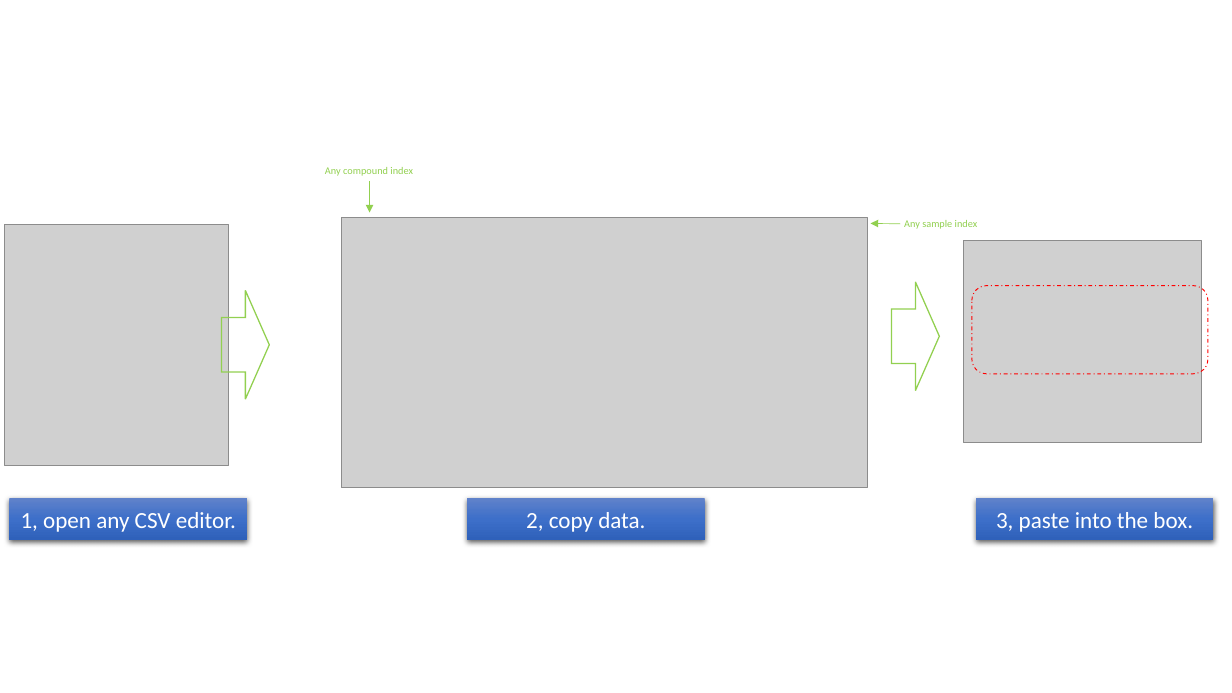
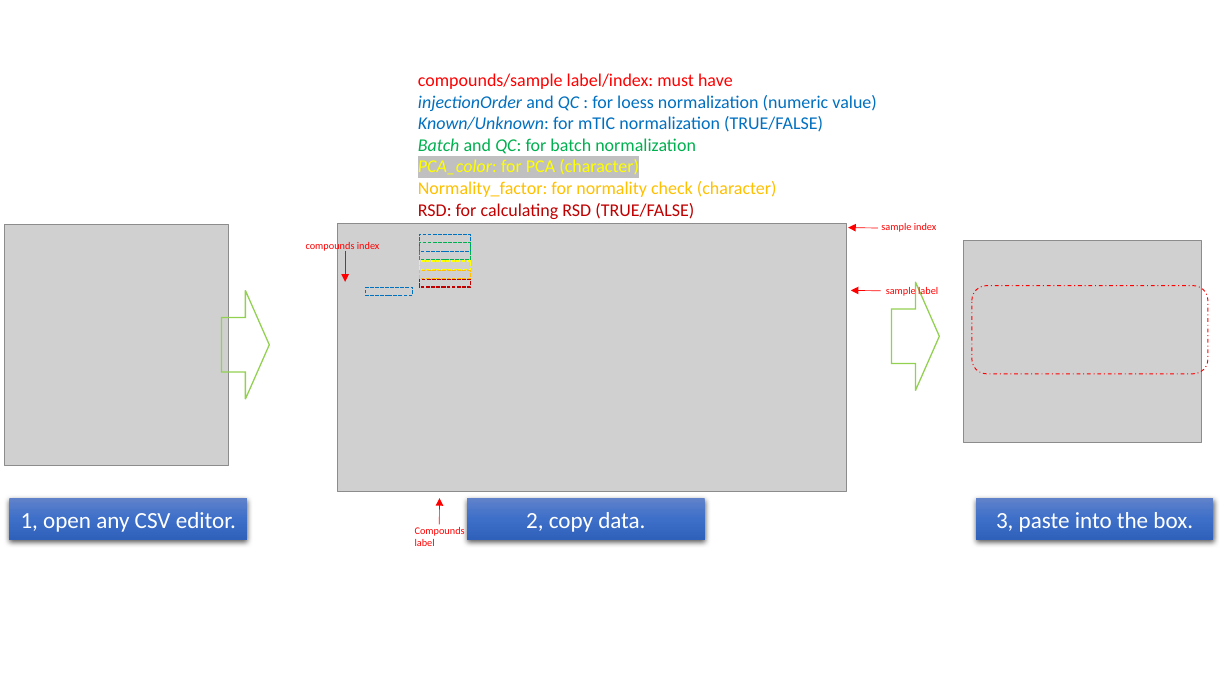
Before and after one commit to slfan2013/WCMC_DA, a slide deck: slide 1 of WCMC.Normalization/inst/www/temp.pptx. Drawn at 1232x693 pixels with LibreOffice and Linux fonts; fonts in the diff are those of the drawing; grey boxes stand for pictures. Boxes give left, top, right and bottom in pixels: in the first picture for what was removed or moved away, otherwise in the second. Text is boxed around its words. In the diff, an @@ line names an element or a change of style, - is before the commit and + after.

```diff
--- a/WCMC.Normalization/inst/www/temp.pptx
+++ b/WCMC.Normalization/inst/www/temp.pptx
@@ text added at (418,73,876,219), 14 pt, text #0070C0 @@
+compounds/sample label/index: must have
+injectionOrder and QC : for loess normalization (numeric value)
+Known/Unknown: for mTIC normalization (TRUE/FALSE)
+Batch and QC: for batch normalization
+PCA_color: for PCA (character)
+Normality_factor: for normality check (character)
+RSD: for calculating RSD (TRUE/FALSE)
@@ text removed at (325,167,413,176) @@
-Any compound index
@@ picture: place and size @@
-picture at (341,217,867,488)
+picture at (337,224,848,492)
@@ rectangle added at (420,235,470,251), outline #0070C0 1 pt dashed @@
@@ arrow added from (878, 228) to (848, 227), #FF0000 0.5 pt @@
@@ text at (881,223,937,232): text changed; text colour #92D050 to #FF0000 @@
-Any sample index
+sample index
@@ text added at (306,241,380,253), 8 pt, text #FF0000 @@
+compounds index
@@ arrow added from (346, 251) to (346, 282), #FF0000 0.5 pt @@
@@ rectangle added at (420,243,470,260), outline #00B050 1 pt dashed @@
@@ rectangle added at (420,262,470,270), outline #FFFF00 1 pt dashed @@
@@ rectangle added at (366,287,413,296), outline #0070C0 1 pt dashed @@
@@ rectangle added at (420,271,470,278), outline #FFC000 1 pt dashed @@
@@ rectangle added at (420,279,470,287), outline #C00000 1 pt dashed @@
@@ arrow moved from (900, 224) - (871, 224) to (881, 291) - (851, 290) @@
@@ arrow (881, 291) - (851, 290): stroke #92D050 0.5 pt to #FF0000 0.5 pt @@
@@ text added at (886,286,938,298), 8 pt, text #FF0000 @@
+sample label
@@ arrow moved from (370, 181) - (370, 213) to (439, 524) - (440, 498) @@
@@ arrow (439, 524) - (440, 498): stroke #92D050 0.5 pt to #FF0000 0.5 pt @@
@@ text added at (415,527,465,546), 8 pt, text #FF0000 @@
+Compounds label
```
Also in this commit, not shown: 17 other files.
